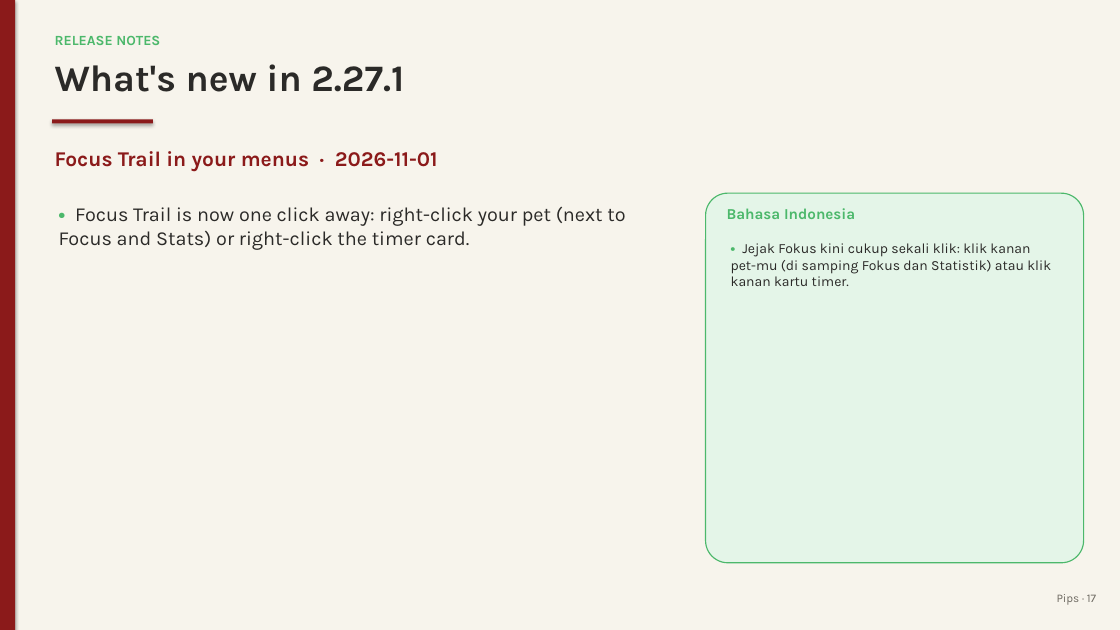
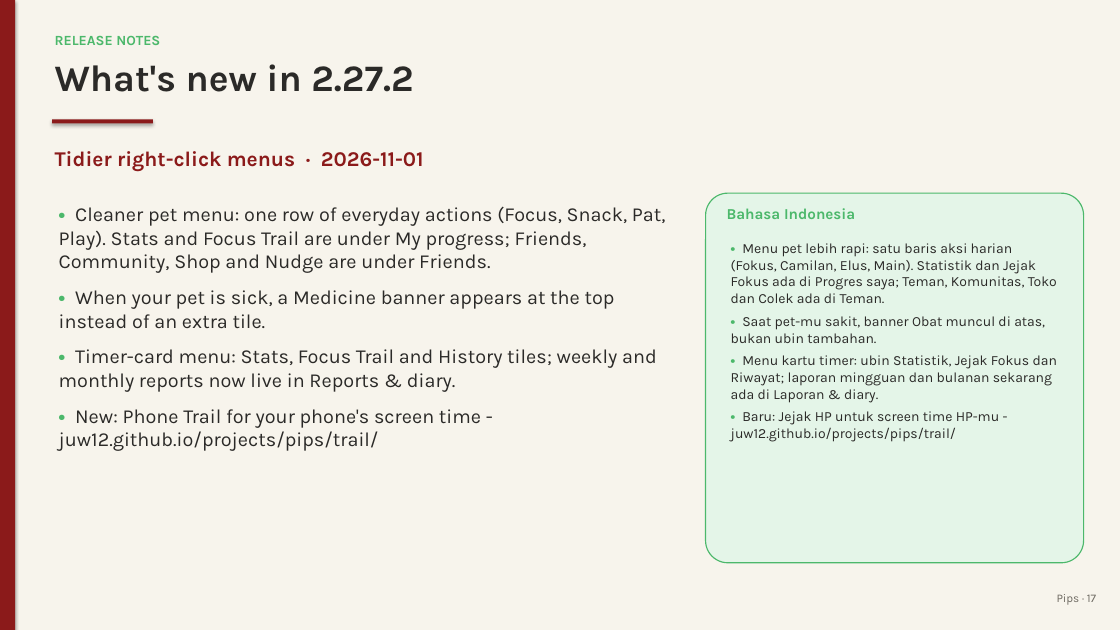
Before and after one commit to juw12/projects, a slide deck: slide 17 of apps/pips/web/download/Pips-Guide.pptx. Drawn at 1120x630 pixels with LibreOffice and Linux fonts; fonts in the diff are those of the drawing. Boxes give left, top, right and bottom in pixels: in the first picture for what was removed or moved away, otherwise in the second. Text is boxed around its words. In the diff, an @@ line names an element or a change of style, - is before the commit and + after.

Commit message:
pips 2.27.2: Tidier right-click menus

```diff
--- a/apps/pips/web/download/Pips-Guide.pptx
+++ b/apps/pips/web/download/Pips-Guide.pptx
@@ text at [55,64,413,92]: text changed @@
-What's new in 2.27.1
+What's new in 2.27.2
@@ text at [55,151,424,172]: text changed @@
-Focus Trail in your menus · 2026-11-01
+Tidier right-click menus · 2026-11-01
@@ text at [59,206,666,451]: text changed @@
-• Focus Trail is now one click away: right-click your pet (next to Focus and Stats) or right-click the timer card.
+• Cleaner pet menu: one row of everyday actions (Focus, Snack, Pat, Play). Stats and Focus Trail are under My progress; Friends, Community, Shop and Nudge are under Friends.
+• When your pet is sick, a Medicine banner appears at the top instead of an extra tile.
+• Timer-card menu: Stats, Focus Trail and History tiles; weekly and monthly reports now live in Reports & diary.
+• New: Phone Trail for your phone's screen time - juw12.github.io/projects/pips/trail/
@@ text at [731,243,1057,442]: text changed @@
-• Jejak Fokus kini cukup sekali klik: klik kanan pet-mu (di samping Fokus dan Statistik) atau klik kanan kartu timer.
+• Menu pet lebih rapi: satu baris aksi harian (Fokus, Camilan, Elus, Main). Statistik dan Jejak Fokus ada di Progres saya; Teman, Komunitas, Toko dan Colek ada di Teman.
+• Saat pet-mu sakit, banner Obat muncul di atas, bukan ubin tambahan.
+• Menu kartu timer: ubin Statistik, Jejak Fokus dan Riwayat; laporan mingguan dan bulanan sekarang ada di Laporan & diary.
+• Baru: Jejak HP untuk screen time HP-mu - juw12.github.io/projects/pips/trail/
```
Also in this commit, not shown: 2 other slides changed, 11 other files.
